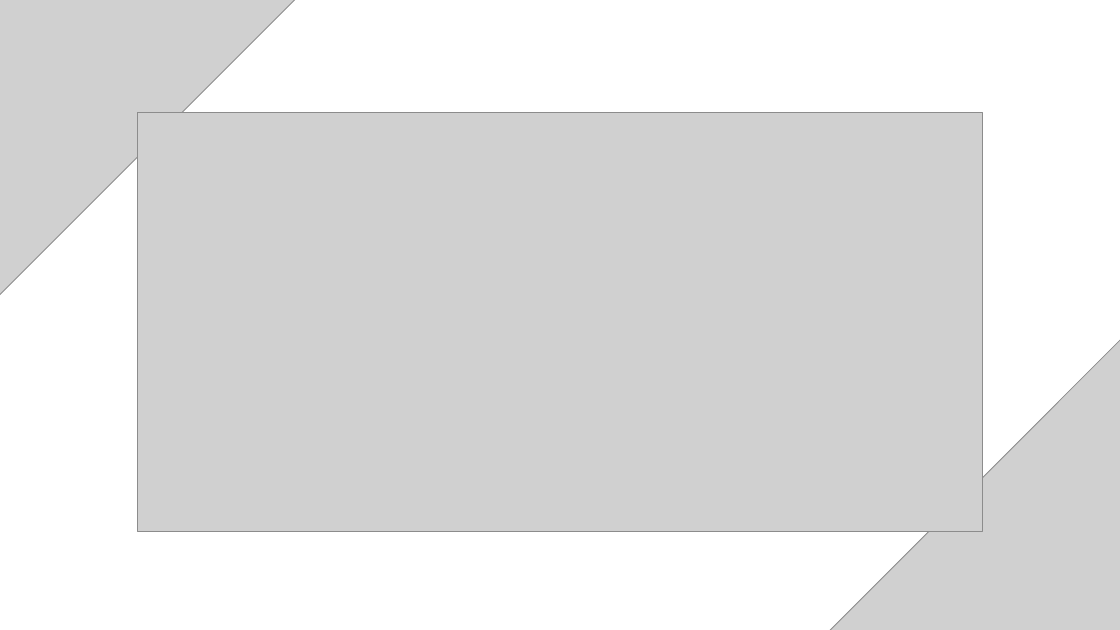
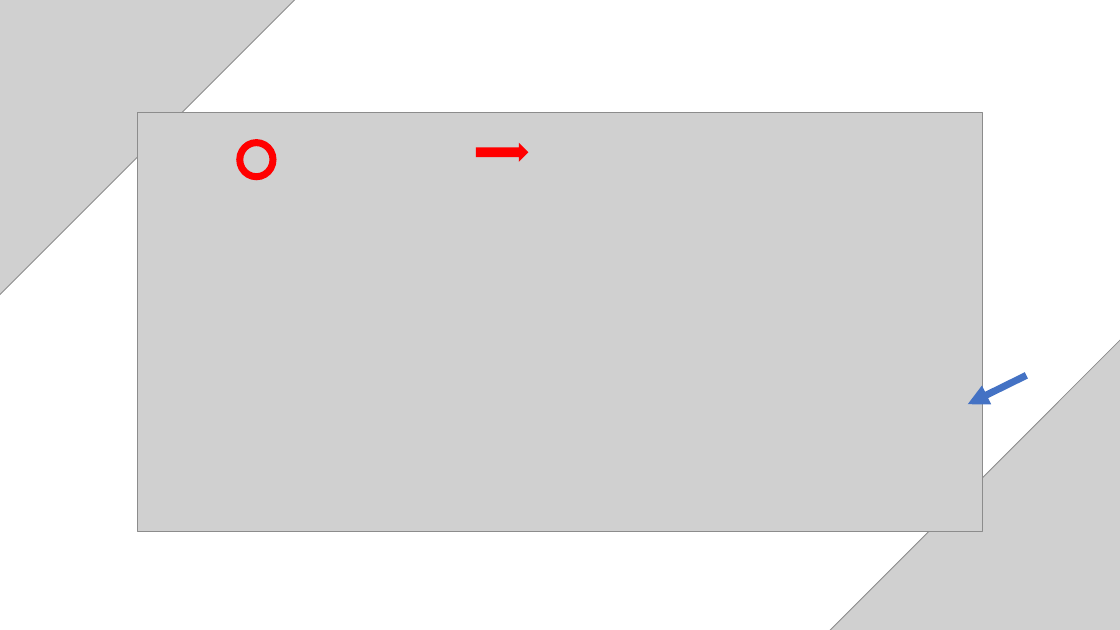
Before and after one commit to hossain-shahriar/OSHA-2021-Data-Analytics, a slide deck: slide 7 of Nutrien.pptx. Drawn at 1120x630 pixels with LibreOffice and Linux fonts; fonts in the diff are those of the drawing; grey boxes stand for pictures. Boxes give left, top, right and bottom in pixels: in the first picture for what was removed or moved away, otherwise in the second. Text is boxed around its words. In the diff, an @@ line names an element or a change of style, - is before the commit and + after.

```diff
--- a/Nutrien.pptx
+++ b/Nutrien.pptx
@@ ellipse added at <box>239,143,273,177</box>, outline #FF0000 6 pt @@
@@ right arrow added at <box>476,143,528,162</box>, fill #FF0000 @@
@@ arrow added from (1027, 376) to (968, 404), #4472C4 6 pt @@
```
Also in this commit, not shown: 6 other slides changed, 2 slides added, 1 slide removed, 1 other file.
